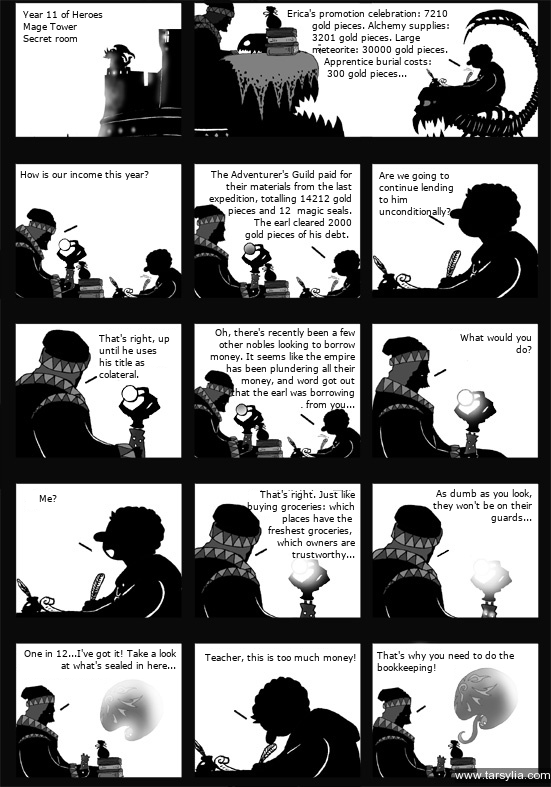
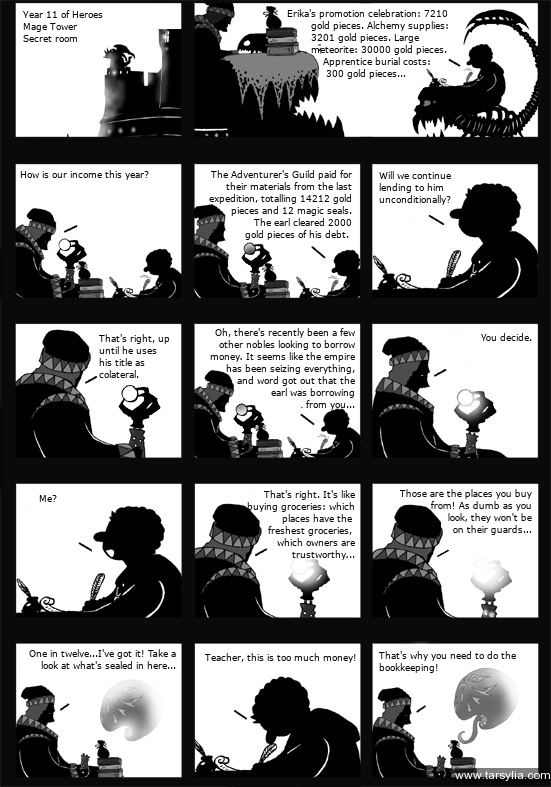
Comparing the layer stacks of the two w=551, h=787 images. Changes:
renamed "Erica's promotion celebration:..." to "Erika's promotion celebration:...", painted on it over (299, 9, 449, 79)
painted on "The Adventurer's Guild paid fo..." over (228, 206, 294, 216)
renamed "Are we going to continue lendi..." to "Will we continue lending to hi...", painted on it over (379, 171, 453, 217)
painted on "Oh, there's recently been a fe..." over (231, 358, 355, 396)
renamed "What would you do?" to "You decide.", painted on it over (460, 333, 532, 353)
renamed "That's right. Just like buying..." to "That's right. It's like buying...", painted on it over (259, 490, 354, 558)
renamed "As dumb as you look, they won'..." to "Those are the places you buy f...", painted on it over (400, 489, 532, 535)
renamed "One in 12...I've got it! Take ..." to "One in twelve...I've got it! T...", painted on it over (24, 649, 176, 669)
painted on "That's why you need to do the ..." over (377, 651, 516, 673)
painted on "tales-of-tarsylia-chapter17-liliang-15.jpg" over (259, 488, 354, 491)
